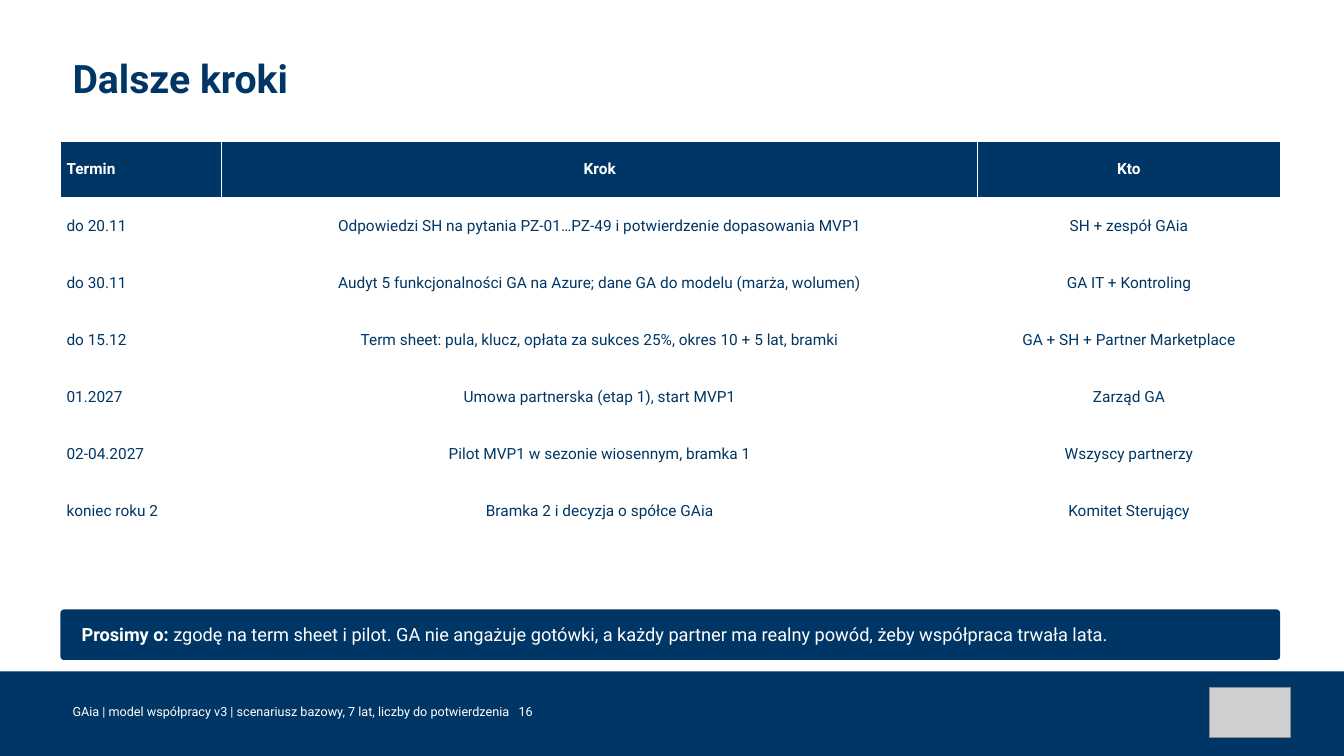
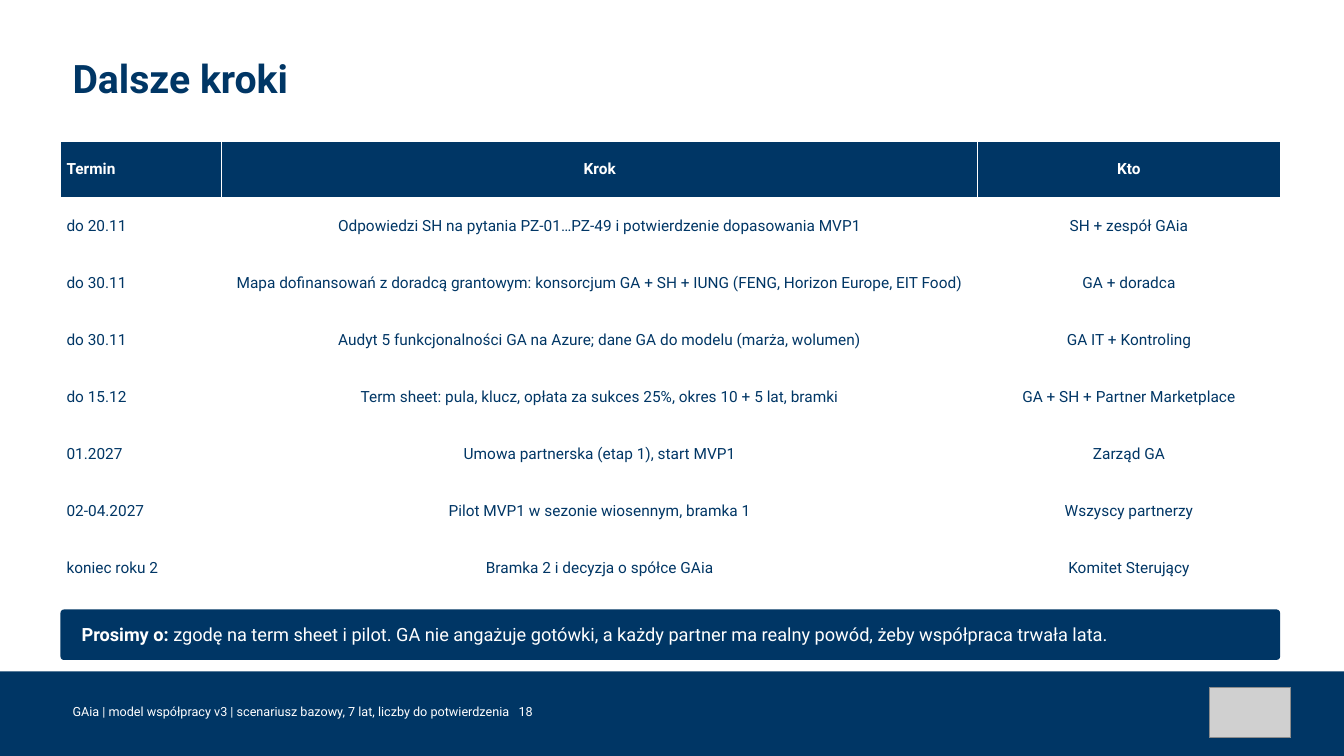
Before and after one commit to Angelika-pruchniak/gaia, a slide deck: slide 18 of GA_GAia_model_wspolpracy_v3.pptx (slide 16 before the commit). Drawn at 1344x756 pixels with LibreOffice and Linux fonts; fonts in the diff are those of the drawing; grey boxes stand for pictures. Boxes give left, top, right and bottom in pixels: in the first picture for what was removed or moved away, otherwise in the second. Text is boxed around its words. In the diff, an @@ line names an element or a change of style, - is before the commit and + after.

```diff
--- a/GA_GAia_model_wspolpracy_v3.pptx
+++ b/GA_GAia_model_wspolpracy_v3.pptx
@@ table at box(60, 141, 1280, 597) @@
+row 3: do 30.11 | Mapa dofinansowań z doradcą grantowym: konsorcjum GA + SH + IUNG (FENG, Horizon Europe, EIT Food) | GA + doradca
```
Also in this commit, not shown: 2 other slides changed, 4 slides added, 2 slides removed, 6 other files.
